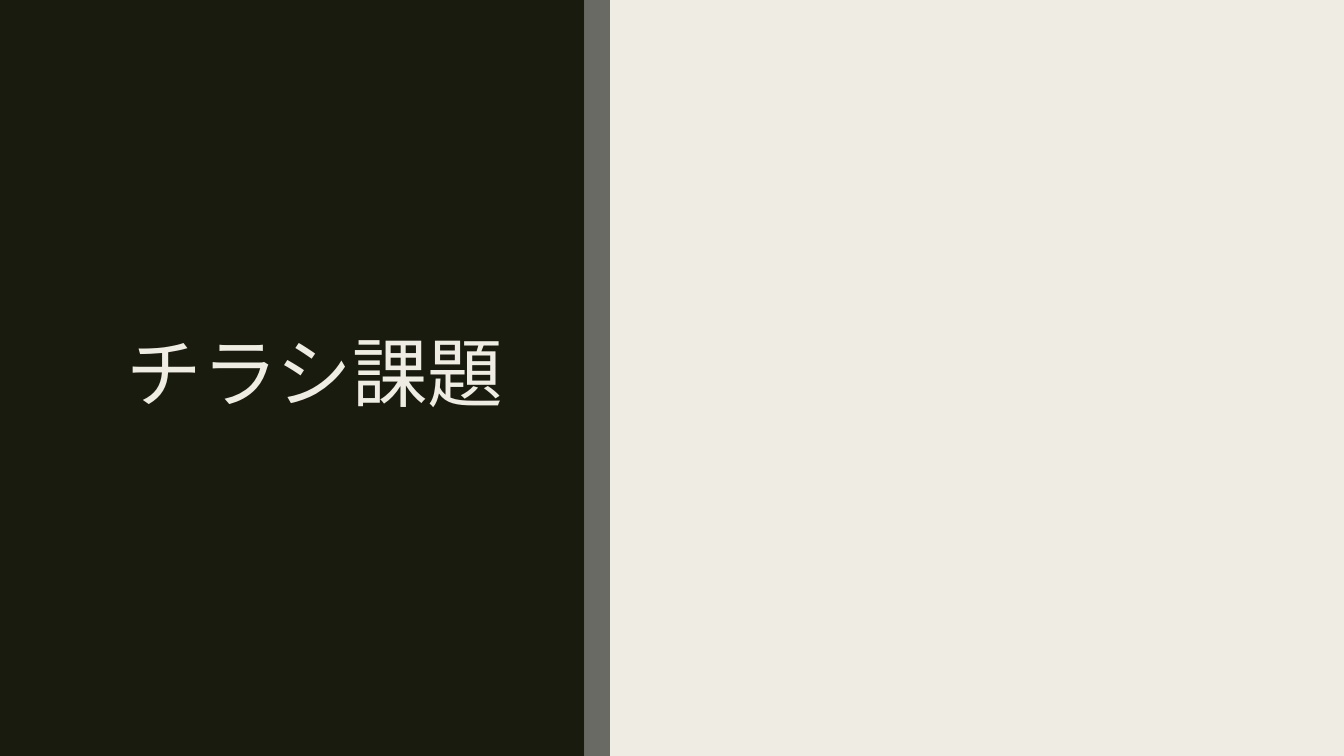
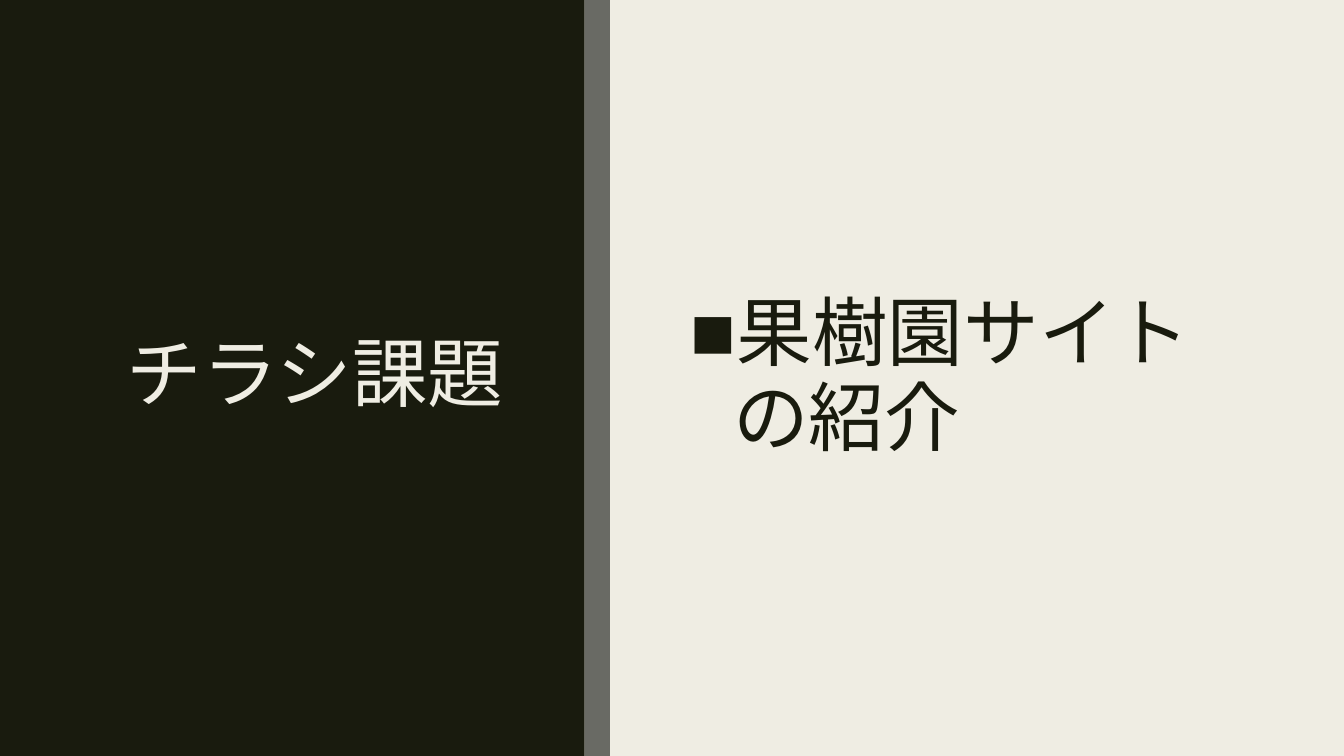
Before and after one commit to kyarame0711/Web, a slide deck: slide 9 of 中間発表.pptx (slide 8 before the commit). Drawn at 1344x756 pixels with LibreOffice and Linux fonts; fonts in the diff are those of the drawing. Boxes give left, top, right and bottom in pixels: in the first picture for what was removed or moved away, otherwise in the second. Text is boxed around its words. In the diff, an @@ line names an element or a change of style, - is before the commit and + after.

```diff
--- a/中間発表.pptx
+++ b/中間発表.pptx
@@ text added at [733, 296, 1191, 452], 54 pt, text #191B0E @@
+■ 果樹園サイトの紹介
```
Also in this commit, not shown: 6 other slides changed, 3 slides added, 1 slide removed, 1 other file.
